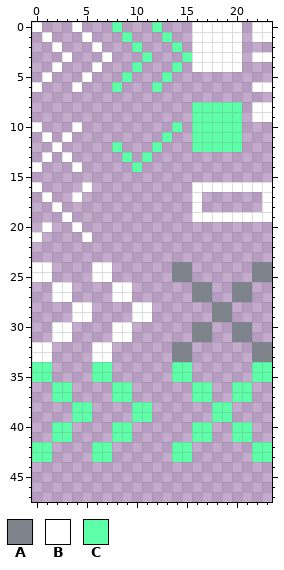
Pixel-art sprite -- assets/theme/iconset_lerimama_theme.png. Above: the version before the commit.
The file is 48x96 pixels, drawn in blocks of 2x2; one block is one cell here.
Palette (. is transparent): A #7e848b  B #ffffff  C #5effa9
Pixels before, first column x 0:
 0 B...B...C...C...BBBBB.BB
 1 .B...B...C...C..BBBBB.BB
 2 ..B...B...C...C.BBBBB...
 3 ...B...B...C...CBBBBB.BB
 4 ..B...B...C...C.BBBBB...
 5 .B...B...C...C..........
 6 B...B...C...C.........BB
 7 ........................
 8 ................CCCCC.BB
 9 ................CCCCC.BB
10 B...B.........C.CCCCC...
11 .B.B.........C..CCCCC...
12 ..B.....C...C...CCCCC...
13 .B.B.....C.C............
14 B...B.....C.............
15 ........................
16 B....B..........BBBBBBBB
17 .B..B...........B......B
18 ..B.............B......B
19 ...B............BBBBBBBB
20 .B..B...................
21 B....B..................
22 ........................
23 ........................
24 BB....BB......AA......AA
25 BB....BB......AA......AA
26 ..BB....BB......AA..AA..
27 ..BB....BB......AA..AA..
28 ....BB....BB......AA....
29 ....BB....BB......AA....
30 ..BB....BB......AA..AA..
31 ..BB....BB......AA..AA..
32 BB....BB......AA......AA
33 BB....BB......AA......AA
34 CC....CC......CC......CC
35 CC....CC......CC......CC
36 ..CC....CC......CC..CC..
37 ..CC....CC......CC..CC..
38 ....CC....CC......CC....
39 ....CC....CC......CC....
40 ..CC....CC......CC..CC..
41 ..CC....CC......CC..CC..
42 CC....CC......CC......CC
43 CC....CC......CC......CC
The result:
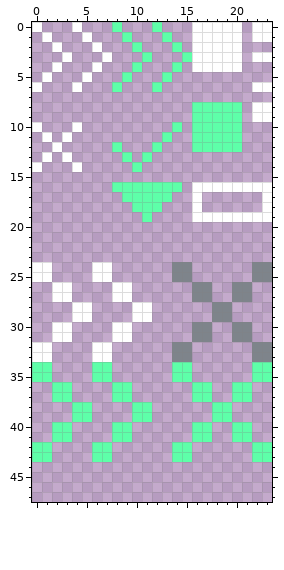
From old to new:
The edit adds colour C in row 16 at x 8 to 14; in row 17 at x 9 to 13; in row 18 at x 10 to 12; in row 19 at x 11.
The edit erases colour B in row 16 at x 0 and 5; in row 17 at x 1 and 4; in row 18 at x 2; in row 19 at x 3; in row 20 at x 1 and 4; in row 21 at x 0 and 5.
